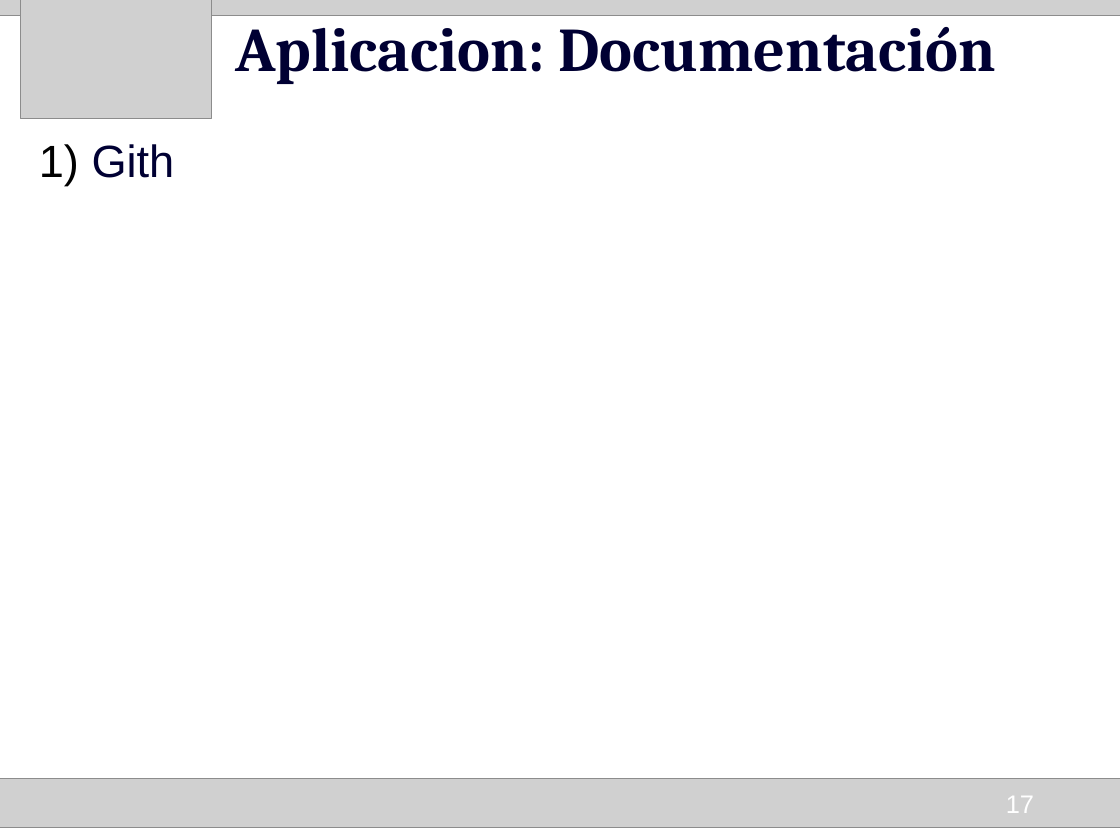
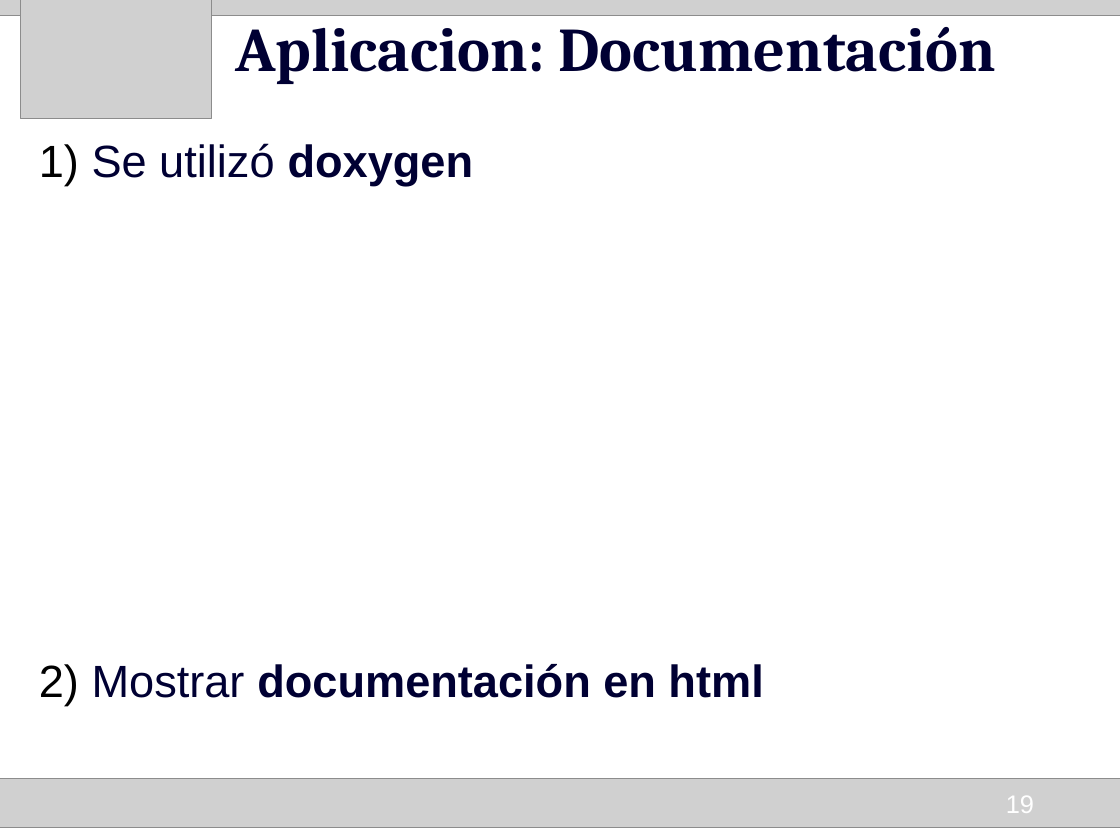
Before and after one commit to HumbertoCelleri/ljmd, a slide deck: slide 19 of presentacion/Presentacion.odp (slide 17 before the commit). Drawn at 1120x840 pixels with LibreOffice and Linux fonts; fonts in the diff are those of the drawing; grey boxes stand for pictures. Boxes give left, top, right and bottom in pixels: in the first picture for what was removed or moved away, otherwise in the second. Text is boxed around its words. In the diff, an @@ line names an element or a change of style, - is before the commit and + after.

```diff
--- a/presentacion/Presentacion.odp
+++ b/presentacion/Presentacion.odp
@@ text at [92,143,763,698]: text changed; bold on @@
-1) Gith
+1) Se utilizó doxygen
+2) Mostrar documentación en html
@@ page number at [1006,796,1034,813]: text changed @@
-17
+19
```
Also in this commit, not shown: 4 other slides changed, 6 slides added, 2 slides removed.
